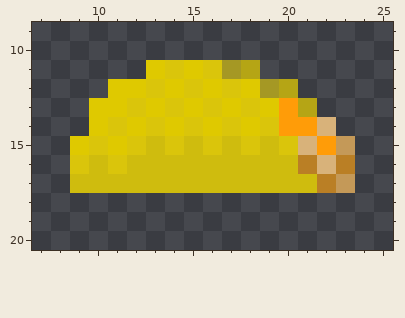
Pixel-art sprite -- Resources/Textures/Objects/Consumable/Food/taco.rsi/chickentaco.png. The picture above is the old version.
The file is 32x32 pixels. Colours within 5 levels of each other are drawn and written as one. Shown: x 7..25, y 9..20.
The result:
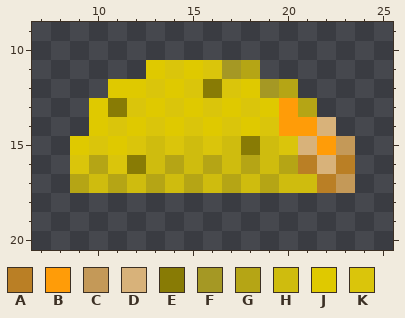
Palette (. is transparent): A #ba7f25  B #ff9c08  C #c49958  D #d8b27a  E #887b05  F #a59824  G #b5a515  H #cfbc0e  J #dfc900  K #dac50b
The edit:
y 12: x 16 J -> E
y 13: x 11 J -> E
y 15: x 18 K -> E
y 16: x 10 H -> G; x 12 H -> E; x 14 H -> G; x 16 H -> G; x 18 H -> G; x 20 H -> G
y 17: x 9 H -> G; x 11 H -> G; x 13 H -> G; x 15 H -> G; x 17 H -> G; x 19 H -> G
Where, in picture pixels (left, top, right, bottom), the same in both pictures:
changed: (70, 79, 298, 193)
